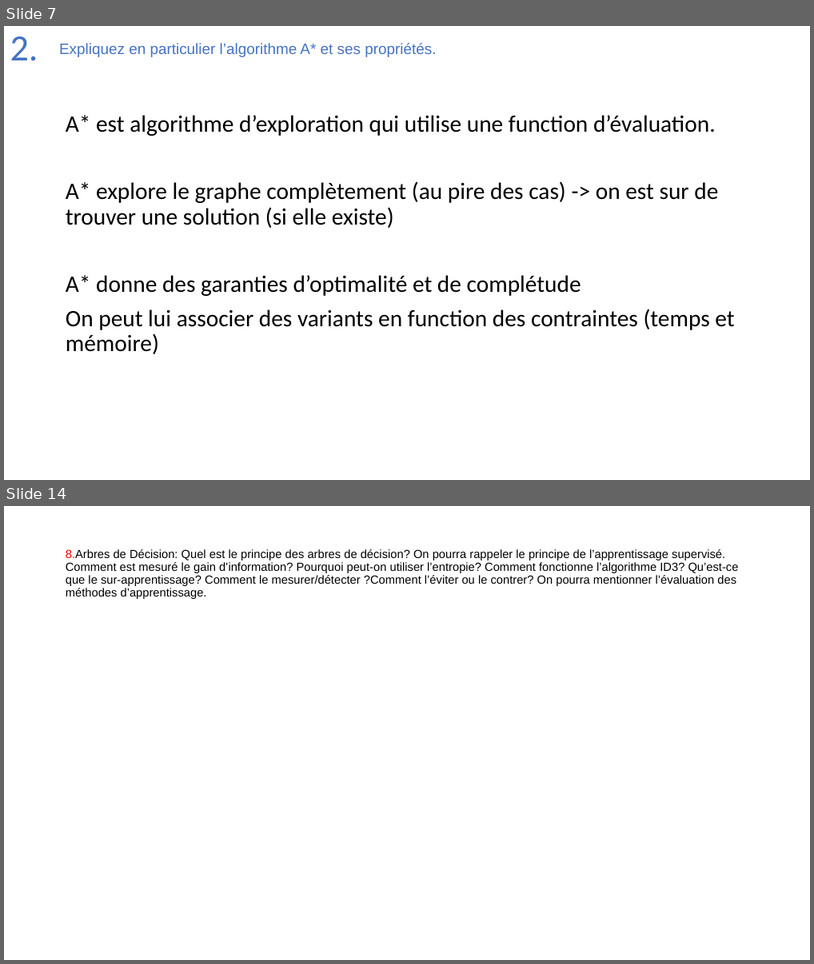
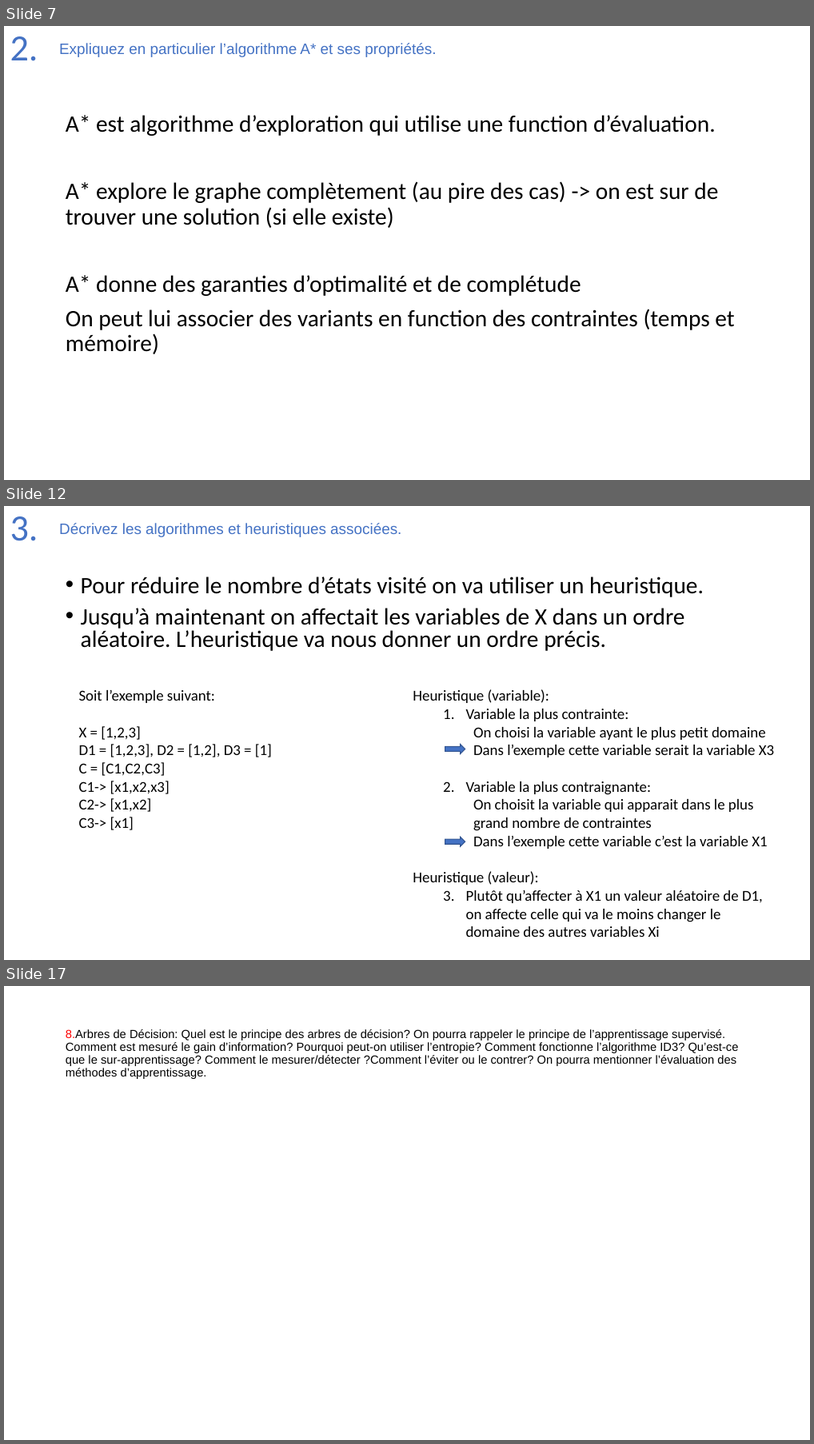
Before and after one commit to Joao-Quinta/Uni3eme, a slide deck: intelligenceArtificielle/Intelligence_artificielle_exam.pptx. Shown one above the other, each under a label of ours: slides 7 and 14 before the commit, slides 7, 12 and 17 after it; the slides between them are not shown. The pictures are 814x964 and 814x1444 pixels, drawn with LibreOffice and Linux fonts; fonts in the diff are those of the drawing. Boxes give left, top, right and bottom in pixels: in the first picture for what was removed or moved away, otherwise in the second. Text is boxed around its words. In the diff, an @@ line names an element or a change of style, - is before the commit and + after.

```diff
--- a/intelligenceArtificielle/Intelligence_artificielle_exam.pptx
+++ b/intelligenceArtificielle/Intelligence_artificielle_exam.pptx
@@ slide 12 added at bbox=[4, 506, 810, 960], background #FFFFFF @@
@@ title added at bbox=[10, 516, 38, 541], 44 pt, text #4472C4 @@
+3.
@@ text added at bbox=[59, 523, 402, 537], 18 pt, text #4472C4 @@
+Décrivez les algorithmes et heuristiques associées.
@@ text added at bbox=[81, 576, 704, 651], 28 pt, text #000000 @@
+• Pour réduire le nombre d’états visité on va utiliser un heuristique.
+• Jusqu’à maintenant on affectait les variables de X dans un ordre aléatoire. L’heuristique va nous donner un ordre précis.
@@ text added at bbox=[79, 690, 272, 830], 18 pt, text #000000 @@
+Soit l’exemple suivant:
+X = [1,2,3]
+D1 = [1,2,3], D2 = [1,2], D3 = [1]
+C = [C1,C2,C3]
+C1-> [x1,x2,x3]
+C2-> [x1,x2]
+C3-> [x1]
@@ text added at bbox=[413, 689, 774, 936], 18 pt, text #000000 @@
+Heuristique (variable):
+  1. Variable la plus contrainte:
+    On choisi la variable ayant le plus petit domaine
+    Dans l’exemple cette variable serait la variable X3
+  2. Variable la plus contraignante:
+    On choisit la variable qui apparait dans le plus grand nombre de contraintes
+    Dans l’exemple cette variable c’est la variable X1
+Heuristique (valeur):
+  1. Plutôt qu’affecter à X1 un valeur aléatoire de D1, on affecte celle qui va le moins changer le domaine des autres variables Xi
@@ right arrow added at bbox=[446, 744, 466, 753], fill #4472C4, outline #325491 1 pt @@
@@ right arrow added at bbox=[446, 837, 466, 847], fill #4472C4, outline #325491 1 pt @@
@@ what was slide 14 is now slide 17 @@
```
Also in this commit, not shown: 8 slides changed, 2 other slides added.
